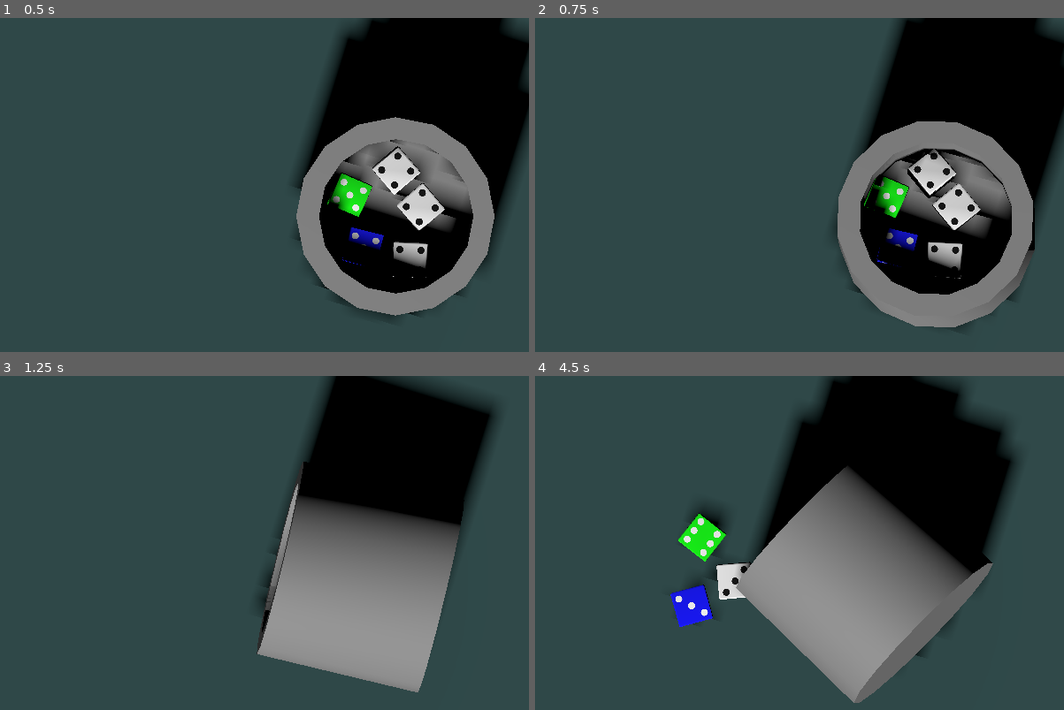
Above: before the commit, frames 1-4 (two rows, left to right).
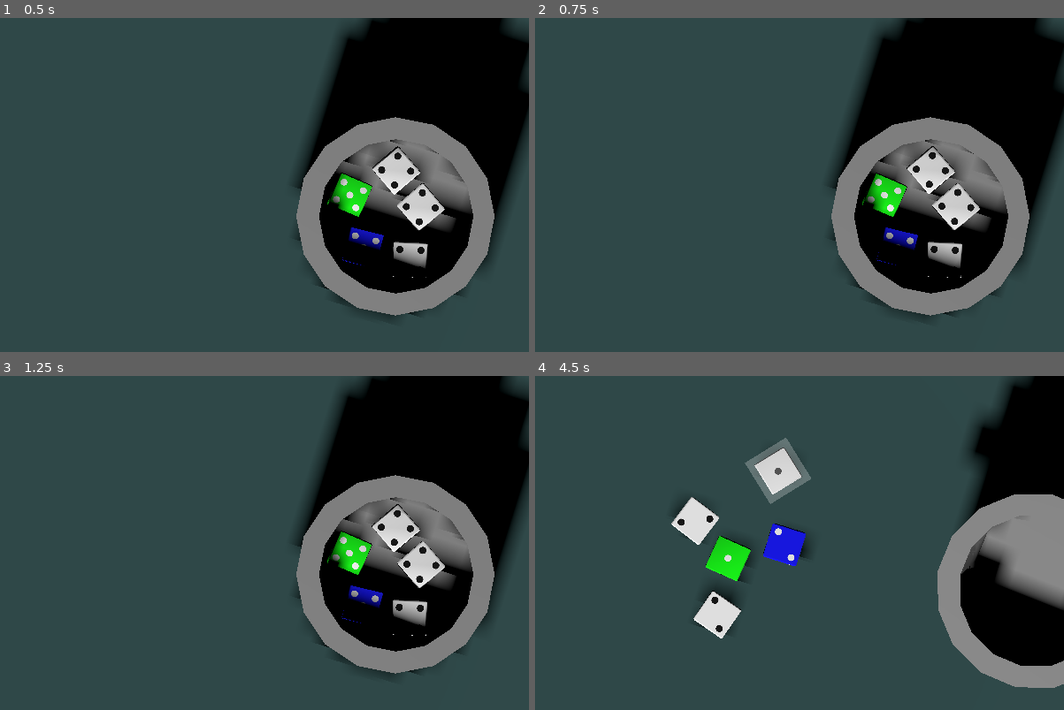
Above: after the commit, the same moments.

Repository: SangHyung-Jung/ColorDiceRollGame
Game: Godot game, scene res://placeholder.tscn
Same seed, same stepped clock (60 frames per second), same inputs: the game is played once before the commit and once after it.
Inputs (mouse positions are in pixels of both pictures, inside the frame that each line leads up to):
- Up to frame 1 (0.5 s): no input
- Up to frame 2 (0.75 s): tap Enter at 0.5 s; move the mouse to (868, 195) at 0.52 s; tap C at 0.6 s; click (868, 195) at 0.67 s
- Up to frame 3 (1.25 s): no input
- Up to frame 4 (4.5 s): move the mouse to (566, 593) at 1.27 s; tap C every 0.75 s from 1.35 to 4.35 s; click (566, 593) at 1.42 s; move the mouse to (783, 486) at 2.02 s; click (783, 486) at 2.17 s; move the mouse to (677, 653) at 2.77 s; click (677, 653) at 2.92 s; move the mouse to (921, 633) at 3.52 s; click (921, 633) at 3.67 s; move the mouse to (outside the picture) at 4.27 s; click (outside the picture) at 4.42 s

Frame 1 is identical in both runs. In frame 2, 7.0% of the frame differs, in the area x 55-100%, y 3-93%; in frame 3, 25%; in frame 4, 49%, in the area x 25-100%, y 0-98%.

Commit message:
select dice & get score

Diff:
--- /dev/null
+++ b/scripts/combo_rules.gd
@@ -0,0 +1,176 @@
+extends RefCounted
+class_name ComboRules
+
+enum ComboType { RAINBOW_RUN, RAINBOW_SET, SINGLE_COLOR_RUN, COLOR_FULL_HOUSE, SINGLE_COLOR_SET }
+
+static func combo_name(t: int) -> String:
+	match t:
+		ComboType.RAINBOW_RUN: return "레인보우 런"
+		ComboType.RAINBOW_SET: return "레인보우 셋"
+		ComboType.SINGLE_COLOR_RUN: return "싱글 컬러 런"
+		ComboType.COLOR_FULL_HOUSE: return "컬러 풀하우스"
+		ComboType.SINGLE_COLOR_SET: return "싱글 컬러 셋"
+		_: return "알 수 없음"
+
+const SCORE_TABLE := {
+	ComboType.RAINBOW_RUN:        {3:2, 4:4, 5:7, 6:11},
+	ComboType.RAINBOW_SET:        {3:3, 4:6, 5:10, 6:15},
+	ComboType.SINGLE_COLOR_RUN:   {3:5, 4:9, 5:15, 6:23},
+	ComboType.COLOR_FULL_HOUSE:   {5:19},
+	ComboType.SINGLE_COLOR_SET:   {3:8, 4:14, 5:23, 6:35},
+}
+
+const FULLHOUSE_REQUIRE_DIFFERENT_VALUES := false
+
+# meta용 기본 색 매핑 (bag_key → Color)
+const BAG_COLOR_MAP := {
+	"W": Color.WHITE, "K": Color.BLACK, "R": Color.RED, "G": Color.GREEN, "B": Color.BLUE
+}
+
+class DieData:
+	var color: Color = Color.WHITE
+	var value: int = -1
+	var id: int = -1
+
+	# roll_value: main.gd의 _roll_results[name]을 그대로 넘겨주세요.
+	static func from_node(n: Node, roll_value: int = -999) -> DieData:
+		var d := DieData.new()
+		d.id = int(n.get_instance_id())
+
+		# ---- color ----
+		var col = n.get("dice_color") # main.gd에서 dice.dice_color로 설정됨
+		if col == null:
+			if n.has_meta("bag_key"):
+				var key := str(n.get_meta("bag_key"))
+				if BAG_COLOR_MAP.has(key):
+					col = BAG_COLOR_MAP[key]
+		if col == null:
+			col = Color.WHITE
+		d.color = col
+
+		# ---- value ----
+		if roll_value != -999:
+			d.value = roll_value
+		else:
+			var v = n.get("die_value")
+			if v == null:
+				v = n.get("value")
+			if v == null:
+				v = n.get("last_result")
+			if v == null:
+				d.value = -1
+			else:
+				d.value = int(v)
+
+		return d
+
+# ===== 유틸/규칙 (동일) =====
+static func _sorted_vals(dice: Array) -> Array:
+	var vals: Array = []
+	for d in dice: vals.append(int(d.value))
+	vals.sort()
+	return vals
+
+static func _all_consecutive(vals: Array) -> bool:
+	if vals.size() < 2: return false
+	for i in range(1, vals.size()):
+		if vals[i] != vals[i-1] + 1:
+			return false
+	return true
+
+static func _all_same_num(dice: Array) -> bool:
+	if dice.is_empty(): return false
+	var v := int(dice[0].value)
+	for d in dice:
+		if int(d.value) != v: return false
+	return true
+
+static func _all_same_color(dice: Array) -> bool:
+	if dice.is_empty(): return false
+	var c: Color = dice[0].color
+	for d in dice:
+		if d.color != c: return false
+	return true
+
+static func _all_distinct_colors(dice: Array) -> bool:
+	var s := {}
+	for d in dice: s[d.color] = true
+	return s.size() == dice.size()
+
+static func _color_groups(dice: Array) -> Dictionary:
+	var g := {}
+	for d in dice:
+		if not g.has(d.color): g[d.color] = []
+		g[d.color].append(d)
+	return g
+
+static func is_run(dice: Array) -> bool:
+	var vals := _sorted_vals(dice)
+	for i in range(1, vals.size()):
+		if vals[i] == vals[i-1]:
+			return false
+	return _all_consecutive(vals)
+
+static func is_set(dice: Array) -> bool:
+	return _all_same_num(dice)
+
+static func is_color_fullhouse(dice: Array) -> bool:
+	if dice.size() != 5: return false
+	var cg := _color_groups(dice)
+	if cg.size() != 2: return false
+	var sizes: Array = []
+	var values: Array = []
+	for k in cg.keys():
+		var arr: Array = cg[k]
+		sizes.append(arr.size())
+		if not _all_same_num(arr): return false
+		values.append(int(arr[0].value))
+	sizes.sort()
+	if sizes.size() != 2 or sizes[0] != 2 or sizes[1] != 3: return false
+	if FULLHOUSE_REQUIRE_DIFFERENT_VALUES and values[0] == values[1]: return false
+	return true
+
+class ComboResult:
+	var ok: bool = false
+	var combo_type: int = -1
+	var size: int = 0
+	var points: int = 0
+	var reason: String = ""
+
+static func eval_combo(dice: Array) -> ComboResult:
+	var res := ComboResult.new()
+	var n := int(dice.size())
+	if n < 3 or n > 6:
+		res.ok = false; res.reason = "허용 개수(3~6)가 아님"; return res
+
+	if n == 5 and is_color_fullhouse(dice):
+		res.ok = true
+		res.combo_type = ComboType.COLOR_FULL_HOUSE
+		res.size = 5
+		res.points = SCORE_TABLE[res.combo_type][5]
+		return res
+
+	var run_ok := is_run(dice)
+	var set_ok := is_set(dice)
+	var all_same := _all_same_color(dice)
+	var all_distinct := _all_distinct_colors(dice)
+
+	if run_ok:
+		if all_distinct and SCORE_TABLE[ComboType.RAINBOW_RUN].has(n):
+			res.ok = true; res.combo_type = ComboType.RAINBOW_RUN
+			res.size = n; res.points = SCORE_TABLE[res.combo_type][n]; return res
+		if all_same and SCORE_TABLE[ComboType.SINGLE_COLOR_RUN].has(n):
+			res.ok = true; res.combo_type = ComboType.SINGLE_COLOR_RUN
+			res.size = n; res.points = SCORE_TABLE[res.combo_type][n]; return res
+
+	if set_ok:
+		if all_distinct and SCORE_TABLE[ComboType.RAINBOW_SET].has(n):
+			res.ok = true; res.combo_type = ComboType.RAINBOW_SET
+			res.size = n; res.points = SCORE_TABLE[res.combo_type][n]; return res
+		if all_same and SCORE_TABLE[ComboType.SINGLE_COLOR_SET].has(n):
+			res.ok = true; res.combo_type = ComboType.SINGLE_COLOR_SET
+			res.size = n; res.points = SCORE_TABLE[res.combo_type][n]; return res
+
+	res.ok = false
+	res.reason = "정의된 조합이 아님"
+	return res
--- /dev/null
+++ b/scripts/combo_select.gd
@@ -0,0 +1,75 @@
+extends Node3D
+class_name ComboSelect
+
+signal committed(dice_nodes: Array)
+
+var active: bool = false
+var _sel := {}                       # id -> Node3D
+var _order: Array[Node3D] = []
+
+const SELECT_SCALE := Vector3(1.12, 1.12, 1.12)
+const SELECT_TINT  := Color(1.0, 0.92, 0.55, 1.0)
+
+func enter() -> void:
+	active = true
+func exit() -> void:
+	active = false
+	clear()
+
+func clear() -> void:
+	for n in _order: _set_selected(n, false)
+	_sel.clear(); _order.clear()
+
+func process_input(event: InputEvent) -> bool:
+	if not active: return false
+	if event is InputEventMouseButton and event.pressed:
+		var mb := event as InputEventMouseButton
+		if mb.button_index == MOUSE_BUTTON_LEFT:
+			var hit: Node = _pick(mb)
+			if hit != null: _toggle(hit)
+			return true
+		elif mb.button_index == MOUSE_BUTTON_RIGHT:
+			emit_signal("committed", _order.duplicate())
+			return true
+	return false
+
+func _toggle(hit: Node) -> void:
+	var d := _dice_root(hit)
+	if d == null: return
+	var idv: int = int(d.get_instance_id())
+	if _sel.has(idv):
+		_sel.erase(idv); _order.erase(d); _set_selected(d, false)
+	else:
+		_sel[idv] = d; _order.append(d); _set_selected(d, true)
+
+func _dice_root(n: Node) -> Node3D:
+	var cur: Node = n
+	while cur != null:
+		if cur.is_in_group("dice"): return cur as Node3D
+		cur = cur.get_parent()
+	return null
+
+func _set_selected(d: Node3D, on: bool) -> void:
+	if not d.has_meta("orig_scale"): d.set_meta("orig_scale", d.scale)
+	var mesh := d.get_node_or_null("MeshInstance3D")
+	if mesh and not d.has_meta("orig_mod"): d.set_meta("orig_mod", mesh.modulate)
+	if on:
+		d.scale = (d.get_meta("orig_scale") as Vector3) * SELECT_SCALE
+		if mesh: mesh.modulate = SELECT_TINT
+	else:
+		d.scale = d.get_meta("orig_scale") as Vector3
+		if mesh: mesh.modulate = (d.get_meta("orig_mod") as Color)
+
+func _pick(ev: InputEventMouse) -> Node:
+	var cam: Camera3D = get_viewport().get_camera_3d()
+	if cam == null: return null
+	var from: Vector3 = cam.project_ray_origin(ev.position)
+	var dir: Vector3  = cam.project_ray_normal(ev.position)
+	var space: PhysicsDirectSpaceState3D = get_world_3d().direct_space_state
+	var q := PhysicsRayQueryParameters3D.create(from, from + dir * 1000.0)
+	q.collide_with_areas = true
+	q.collide_with_bodies = true
+	var hit: Dictionary = space.intersect_ray(q)
+	if hit.has("collider"):
+		return hit["collider"]
+	return null
--- a/scripts/main.gd
+++ b/scripts/main.gd
@@ -12,7 +12,8 @@
 
 # Dice 개수 컨트롤
 const DiceBag := preload("res://scripts/dice_bag.gd")
-
+const ComboSelect := preload("res://scripts/combo_select.gd")
+var combo_sel: ComboSelect
 # DiceBag 색 키 → 실제 Color 매핑
 const BAG_COLOR_MAP := {
 	"W": Color(1,1,1),  # White
@@ -23,6 +24,9 @@
 }
 
 var bag: DiceBag
+
+const ComboRules := preload("res://scripts/combo_rules.gd")
+var total_score: int = 0    # 없으면 추가
 
 # 생성할 주사위 목록
 const HAND_SIZE:int = 5			# 주사위 개수
@@ -81,6 +85,9 @@
 	# 4. 주사위 인스턴스화 및 컵 안에 배치
 	_spawn_dice_in_cup()
 	_tag_spawned_nodes_with_keys(keys)  # keys는 bag.draw_many(5)로 받은 배열
+	combo_sel = ComboSelect.new()
+	add_child(combo_sel)
+	combo_sel.committed.connect(_on_combo_committed)
 func _setup_environment() -> void:
 	# 카메라 추가 (탑뷰, 직교 투영)
 	camera = Camera3D.new()
@@ -200,6 +207,22 @@
 	print("[KEEP] ", dice.name, " -> value=", val)
 
 func _unhandled_input(event: InputEvent) -> void:
+	# C키: 조합선택 모드 토글 (삼항식/토스트 대신 print)
+	if event is InputEventKey and event.pressed and not event.echo:
+		var ke := event as InputEventKey
+		if ke.keycode == KEY_C:
+			if combo_sel.active:
+				combo_sel.exit()
+				print("조합선택 OFF")
+			else:
+				combo_sel.enter()
+				print("조합선택 ON (좌클릭 선택/해제, 우클릭 확정)")
+			return
+
+	# 선택 모드가 이벤트를 소비하면 여기서 종료
+	if combo_sel.process_input(event):
+		return
+
 	if event is InputEventMouseButton and event.button_index == MOUSE_BUTTON_LEFT:
 		if event.pressed:
 			# 선택 모드면: 우선 주사위 픽킹 시도
@@ -351,3 +374,66 @@
 	for i in range(n):
 		var d = dice_nodes[i]
 		d.set_meta("bag_key", keys[i])
+
+func _on_combo_committed(nodes: Array) -> void:
+	if nodes.is_empty():
+		print("조합이 없습니다(선택 안됨).")
+		return
+
+	var dd: Array = []
+	var picked_labels: Array[String] = []
+
+	for n in nodes:
+		var v: int = -1
+		if typeof(_roll_results) == TYPE_DICTIONARY and _roll_results.has(n.name):
+			v = int(_roll_results[n.name])
+		var d := ComboRules.DieData.from_node(n, v)
+		dd.append(d)
+
+		var lbl := _color_label(n, d.color)
+		picked_labels.append("%s-%d" % [lbl, d.value])
+
+	print("[선택] ", picked_labels)
+
+	var r := ComboRules.eval_combo(dd)
+	if not r.ok:
+		print("조합이 없습니다.")
+		return
+
+	print("조합: %s | 크기: %d | +%d점" % [ComboRules.combo_name(r.combo_type), r.size, r.points])
+	total_score += r.points
+	print("누적 점수: %d" % total_score)
+
+	# ✅ 매칭된 주사위 제거
+	_remove_combo_dice(nodes)
+
+	# 선택 강조 해제
+	if combo_sel and combo_sel.is_inside_tree():
+		combo_sel.clear()
+
+func _color_label(n: Node, c: Color) -> String:
+	if n.has_meta("bag_key"):
+		return str(n.get_meta("bag_key"))     # "W","K","R","G","B"
+	if c == Color.RED: return "R"
+	if c == Color.GREEN: return "G"
+	if c == Color.BLUE: return "B"
+	if c == Color.WHITE: return "W"
+	if c == Color.BLACK: return "K"
+	return c.to_html(false)                   # 예: "ffcc00"
+
+# 조합으로 사용된 주사위 제거(짧은 축소 애니메이션 후 삭제)
+func _remove_combo_dice(nodes: Array) -> void:
+	for n in nodes:
+		if n == null:
+			continue
+		if !is_instance_valid(n):
+			continue
+
+		# roll 결과 캐시 정리(있을 때만)
+		if typeof(_roll_results) == TYPE_DICTIONARY and _roll_results.has(n.name):
+			_roll_results.erase(n.name)
+
+		# 살짝 축소 연출 후 삭제 (Godot 4)
+		var t := create_tween()
+		t.tween_property(n, "scale", n.scale * 0.01, 0.18)
+		t.tween_callback(Callable(n, "queue_free"))
